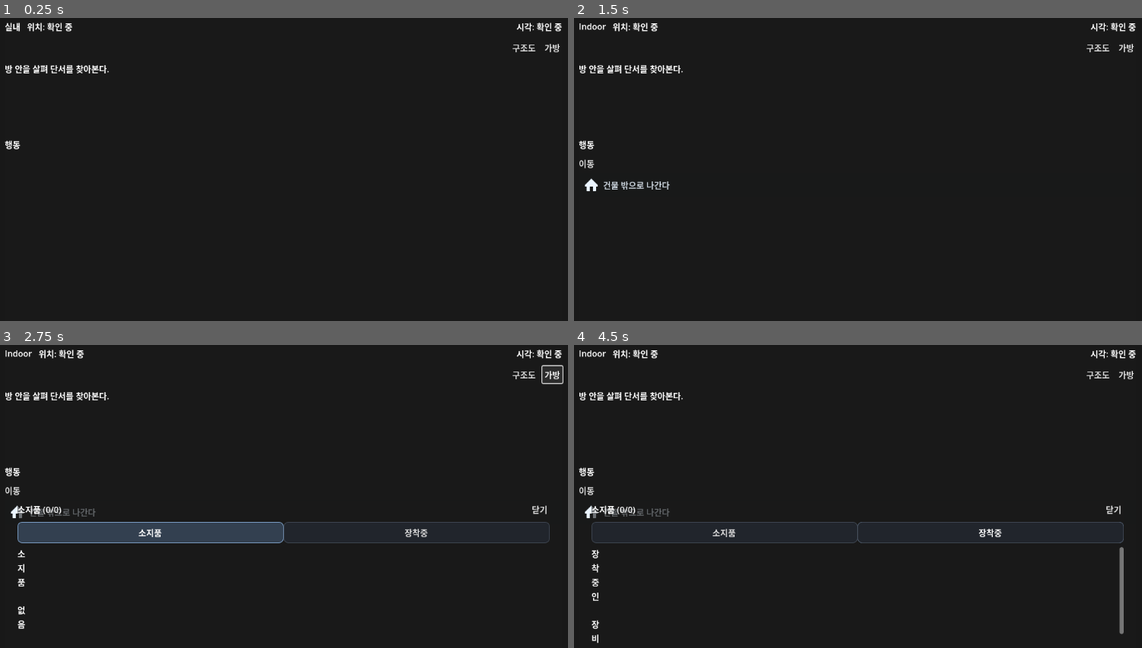
Above: before the commit, frames 1-4 (two rows, left to right).
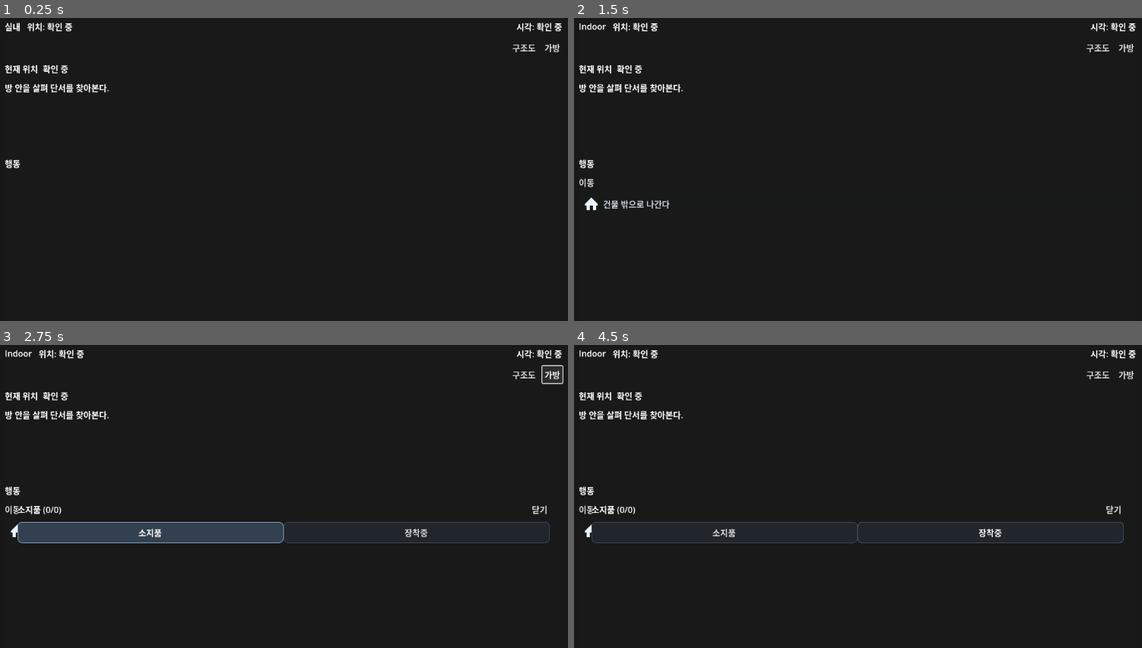
Above: after the commit, the same moments.

Repository: Pupre/apocalypse
Game: Godot game, scene res://scenes/indoor/indoor_mode.tscn
The game is run twice, just before and just after one commit, with the same random seed, the same clock (stepped at 60 frames per second) and the same inputs. This scene is started directly instead of the project's main scene.
Inputs:
- Up to frame 1 (0.25 s): no input
- Up to frame 2 (1.5 s): click "구조도" at 0.5 s; click "닫기" at 1.25 s
- Up to frame 3 (2.75 s): click "가방" at 2 s
- Up to frame 4 (4.5 s): click "건물 밖으로 나간다" at 2.75 s; click "소지품" at 3.5 s; click "장착중" at 4.25 s

The runs differ from the first frame. In frame 1, 0.8% of the frame differs, in the area x 0-20%, y 15-50%; in frame 2, 1.2%; in frame 3, 1.1%; in frame 4, 1.3%, in the area x 0-97%, y 15-99%.

Commit message:
feat: restructure indoor scene layout for clarity

Diff:
--- a/game/scenes/indoor/indoor_mode.tscn
+++ b/game/scenes/indoor/indoor_mode.tscn
@@ -102,6 +102,18 @@
 [node name="BagButton" type="Button" parent="Panel/Layout/MainColumn/TopBar/StatusRow/Tools"]
 text = "가방"
 
+[node name="LocationStrip" type="PanelContainer" parent="Panel/Layout/MainColumn"]
+
+[node name="HBox" type="HBoxContainer" parent="Panel/Layout/MainColumn/LocationStrip"]
+theme_override_constants/separation = 8
+
+[node name="LocationCaptionLabel" type="Label" parent="Panel/Layout/MainColumn/LocationStrip/HBox"]
+text = "현재 위치"
+
+[node name="LocationValueLabel" type="Label" parent="Panel/Layout/MainColumn/LocationStrip/HBox"]
+size_flags_horizontal = 3
+text = "확인 중"
+
 [node name="ContextRow" type="HBoxContainer" parent="Panel/Layout/MainColumn"]
 theme_override_constants/separation = 12
 
@@ -222,39 +234,42 @@
 theme_override_styles/hover_pressed = SubResource("3")
 
 [node name="InventoryScroll" type="ScrollContainer" parent="BagSheet/VBox"]
+[node name="ContentRow" type="HBoxContainer" parent="BagSheet/VBox"]
+theme_override_constants/separation = 12
+
+[node name="InventoryColumn" type="VBoxContainer" parent="BagSheet/VBox/ContentRow"]
+size_flags_horizontal = 3
+size_flags_vertical = 3
+theme_override_constants/separation = 8
+
+[node name="InventoryScroll" type="ScrollContainer" parent="BagSheet/VBox/ContentRow/InventoryColumn"]
 custom_minimum_size = Vector2(0, 160)
 size_flags_vertical = 3
 horizontal_scroll_mode = 0
 
-[node name="InventoryItems" type="VBoxContainer" parent="BagSheet/VBox/InventoryScroll"]
+[node name="InventoryItems" type="VBoxContainer" parent="BagSheet/VBox/ContentRow/InventoryColumn/InventoryScroll"]
 theme_override_constants/separation = 6
 
-[node name="ItemSheet" type="PanelContainer" parent="."]
+[node name="ItemDetailPanel" type="PanelContainer" parent="BagSheet/VBox/ContentRow"]
 visible = false
-anchors_preset = 12
-anchor_top = 1.0
-anchor_right = 1.0
-anchor_bottom = 1.0
-offset_left = 104.0
-offset_top = -220.0
-offset_right = -104.0
-offset_bottom = -24.0
-
-[node name="VBox" type="VBoxContainer" parent="ItemSheet"]
+size_flags_horizontal = 2
+size_flags_vertical = 3
+
+[node name="VBox" type="VBoxContainer" parent="BagSheet/VBox/ContentRow/ItemDetailPanel"]
 theme_override_constants/separation = 10
 
-[node name="ItemNameLabel" type="Label" parent="ItemSheet/VBox"]
+[node name="ItemNameLabel" type="Label" parent="BagSheet/VBox/ContentRow/ItemDetailPanel/VBox"]
 text = "아이템"
 
-[node name="ItemDescriptionLabel" type="Label" parent="ItemSheet/VBox"]
-autowrap_mode = 3
-text = ""
-
-[node name="ItemEffectLabel" type="Label" parent="ItemSheet/VBox"]
-autowrap_mode = 3
-text = ""
-
-[node name="ActionButtons" type="HBoxContainer" parent="ItemSheet/VBox"]
+[node name="ItemDescriptionLabel" type="Label" parent="BagSheet/VBox/ContentRow/ItemDetailPanel/VBox"]
+autowrap_mode = 3
+text = ""
+
+[node name="ItemEffectLabel" type="Label" parent="BagSheet/VBox/ContentRow/ItemDetailPanel/VBox"]
+autowrap_mode = 3
+text = ""
+
+[node name="ActionButtons" type="HBoxContainer" parent="BagSheet/VBox/ContentRow/ItemDetailPanel/VBox"]
 theme_override_constants/separation = 8
 
 [node name="StatDetailSheet" type="PanelContainer" parent="."]
@@ -271,9 +286,16 @@
 [node name="VBox" type="VBoxContainer" parent="StatDetailSheet"]
 theme_override_constants/separation = 10
 
-[node name="TitleLabel" type="Label" parent="StatDetailSheet/VBox"]
+[node name="Header" type="HBoxContainer" parent="StatDetailSheet/VBox"]
+theme_override_constants/separation = 8
+
+[node name="TitleLabel" type="Label" parent="StatDetailSheet/VBox/Header"]
+size_flags_horizontal = 3
 text = "상태"
 
+[node name="CloseButton" type="Button" parent="StatDetailSheet/VBox/Header"]
+text = "닫기"
+
 [node name="ValueLabel" type="Label" parent="StatDetailSheet/VBox"]
 text = ""
 
